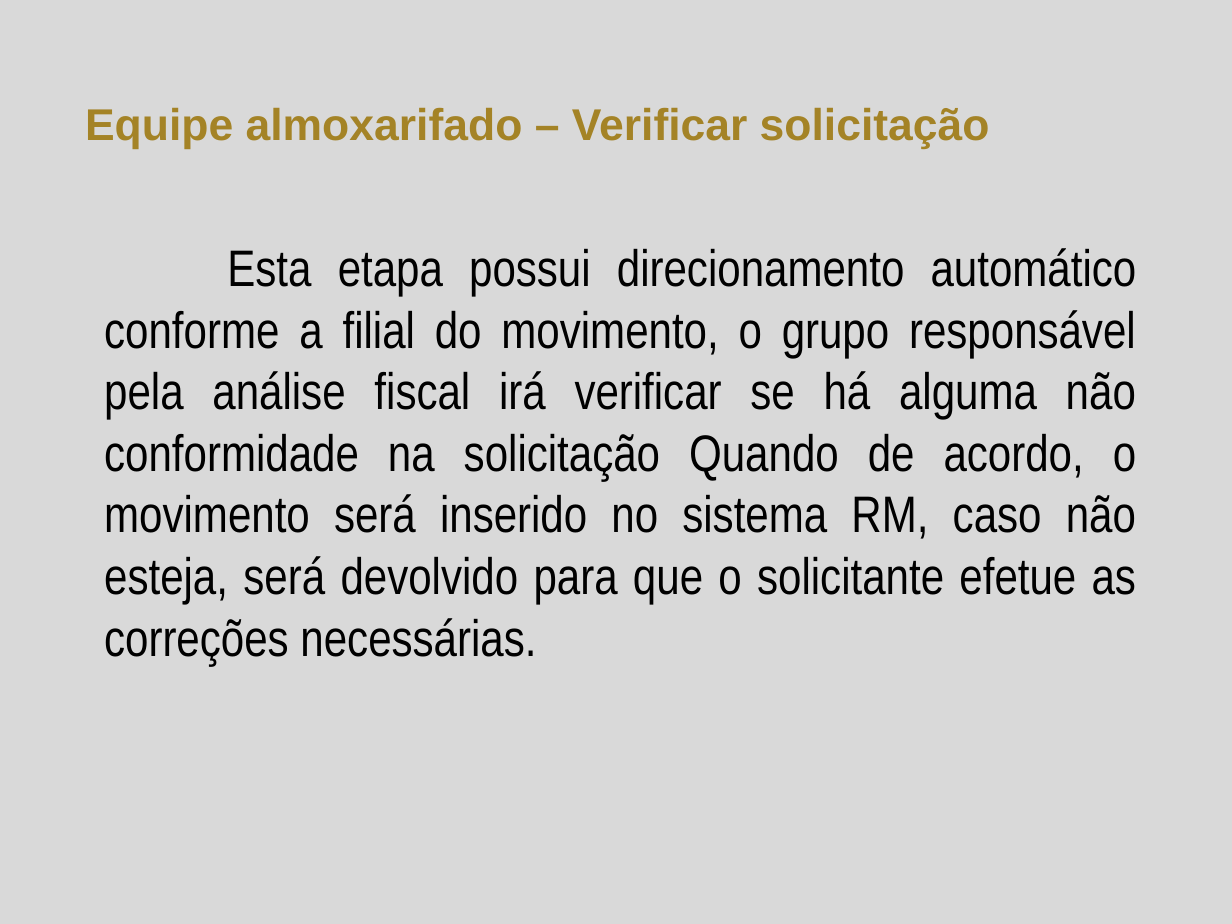
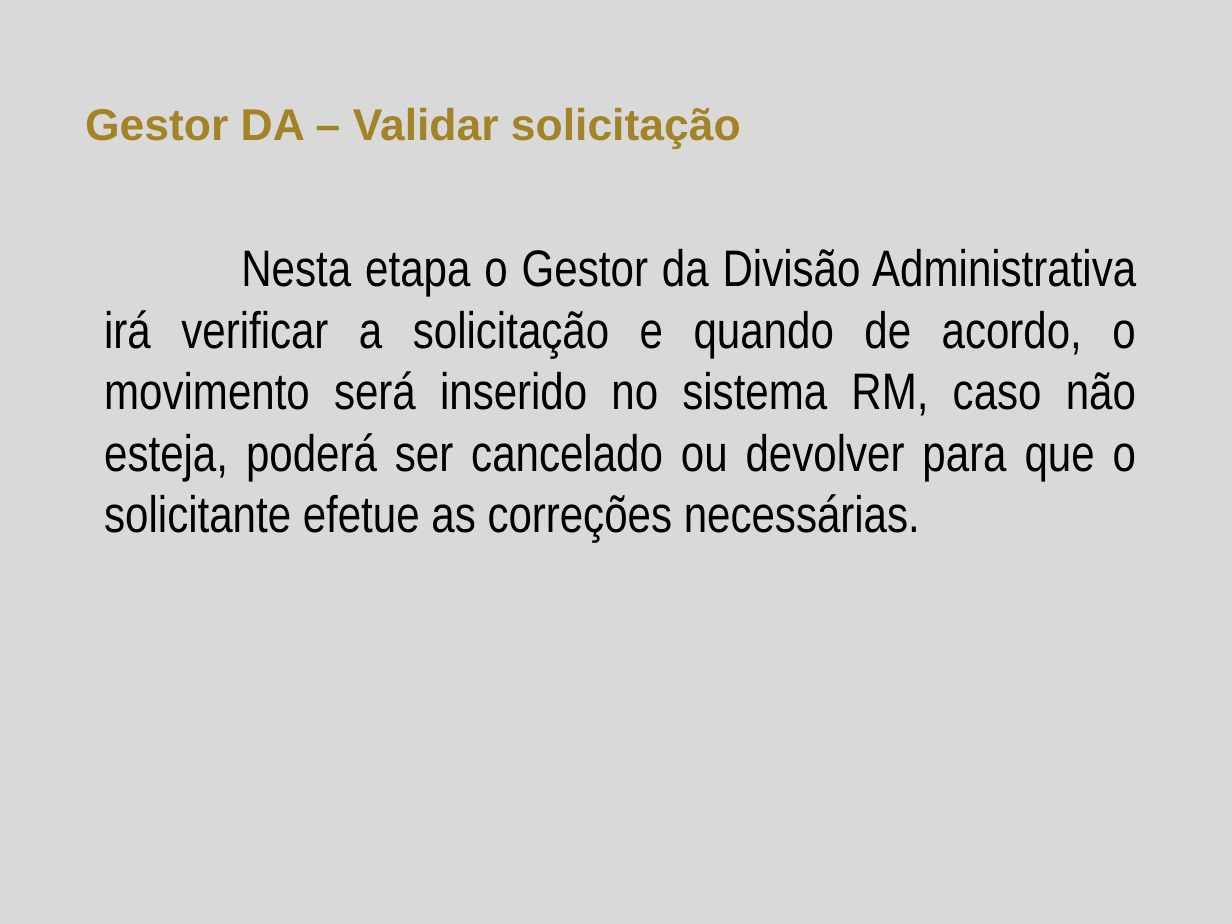
Before and after one commit to herickfreitas/Fluig_RM_SolicitacaoAlmoxarifado, a slide deck: slide 6 of Solicitação Almoxarifado.pptx. Drawn at 1232x924 pixels with LibreOffice and Linux fonts; fonts in the diff are those of the drawing; background and template pictures are left out. Boxes give left, top, right and bottom in pixels: in the first picture for what was removed or moved away, otherwise in the second. Text is boxed around its words. In the diff, an @@ line names an element or a change of style, - is before the commit and + after.

```diff
--- a/Solicitação Almoxarifado.pptx
+++ b/Solicitação Almoxarifado.pptx
@@ title at bbox=[85, 107, 741, 149]: text changed @@
-Equipe almoxarifado – Verificar solicitação
+Gestor DA – Validar solicitação
@@ text at bbox=[104, 248, 1136, 543]: text changed @@
-Esta etapa possui direcionamento automático conforme a filial do movimento, o grupo responsável pela análise fiscal irá verificar se há alguma não conformidade na solicitação Quando de acordo, o movimento será inserido no sistema RM, caso não esteja, será devolvido para que o solicitante efetue as correções necessárias.
+Nesta etapa o Gestor da Divisão Administrativa irá verificar a solicitação e quando de acordo, o movimento será inserido no sistema RM, caso não esteja, poderá ser cancelado ou devolver para que o solicitante efetue as correções necessárias.
```
Also in this commit, not shown: 3 other slides changed, 2 other files.
